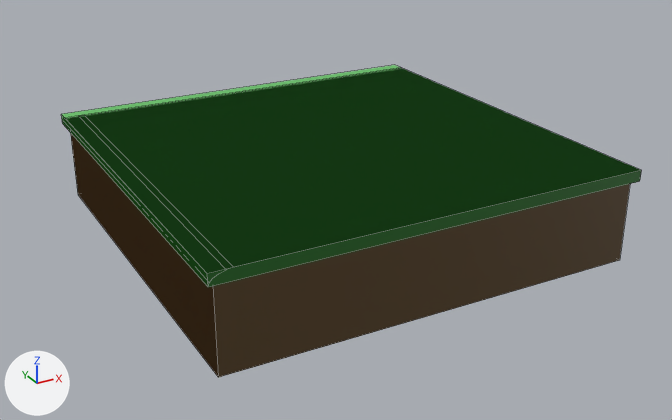
Before and after pictures for a commit that changed the Blender file assets/tiles/grass-tiles.blend.
Camera for both pictures: a 50 mm lens placed at (-20.2, -37.6, 17.5), pointed at (0.1, -0.7, -1.0). Lighting does not change. The marker at lower left points along +X, +Y and +Z. Mesh edges are drawn as thin lines.

In view in the first picture: 'grass-tile-center', 'grass-tile-corner-out', 'grass-tile-edge'.
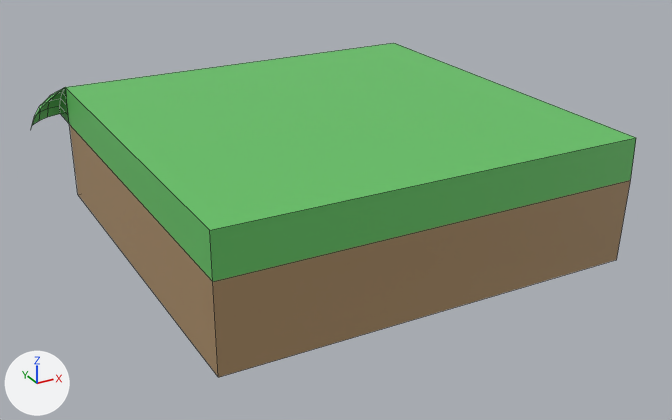
Where the newer file only moved an object's origin or applied its transform, the numbers keep the older frame.

Where the change shows, as pixel boxes (x1, y1, x2, y2) in the pictures (672 x 420 px):
'grass-tile-center', reshaped: before (61, 65, 642, 287); after (65, 43, 636, 377)
'grass-tile-edge', deleted: before (63, 68, 640, 377)
    faces in mat_soilmat_001 (brown #aa8b65): (71, 134, 630, 377)
    faces in mat_grassmat_001 (green #65c465): (63, 68, 640, 287)
'grass-tile-corner-out', deleted (green): before (86, 70, 641, 287)
'grass-edge-corner', added (green): after (31, 88, 64, 128)
'grass-edge', added: after (60, 88, 69, 123)
part 1 of me_cube, deleted (green): before (61, 65, 642, 287)
part 2 of me_cube, cut back: after (65, 43, 636, 377)

Diff of the bpy script that builds the scene:
```diff
--- a/assets/tiles/grass-tiles.blend.py
+++ b/assets/tiles/grass-tiles.blend.py
@@ me_cube @@
 # used by ob_grass_tile_center; location = (0.0, 0.0, 0.0); scale = (10.0, 10.0, 2.0)
-me_cube.from_pydata(...)  # 24 vertices, 17 faces; spans x -1.03..1.03, y -1.03..1.03, z -1.0..1.26
+me_cube.from_pydata(...)  # 12 vertices, 9 faces; spans x -1.0..1.0, y -1.0..1.0, z -1.0..2.0
+# me_cube part 1: the loose piece of 8 vertices spanning x -1.03..1.03, y -1.03..1.03, z 0.99..1.26 is deleted
+# me_cube part 2
+# 8 vertices are removed from x -1.0..1.0, y -1.0..1.0, z 1.0
+# 8 faces are deleted
+# 1 vertex moves from x 1.0, y -1.0, z -1.0 to x 0.99, y -0.99, z -1.0
+# 4 vertices are added at (-1.0, -1.0, 2.0), (-1.0, 1.0, 2.0), (1.0, 1.0, 2.0), (1.0, -1.0, 2.0)
+# 5 new faces join them, mat_grassmat (green #65c465)
 me_cube.materials.append(mat_soilmat)
@@ me_cube_020 @@
+me_cube_020.from_pydata(...)  # 21 vertices, 16 faces; spans x -1.2..-1.0, y 1.0..1.2, z 1.0..2.0
+me_cube_020.materials.append(mat_grassmat_004)  # green #65c465
@@ me_cube_013 @@
+me_cube_013.from_pydata([(-1.0, 1.0, 1.0), (1.0, 1.0, 1.0), (-1.0, 1.0, 2.0), (1.0, 1.0, 2.0), (-1.0, 1.2, 1.0), (1.0, 1.2, 1.0), (-1.0, 1.0, 1.25), (-1.0, 1.0, 1.5), (-1.0, 1.0, 1.75), (1.0, 1.0, 1.75), (1.0, 1.0, 1.5), (1.0, 1.0, 1.25), (-1.0, 1.18, 1.25), (-1.0, 1.14, 1.5), (-1.0, 1.08, 1.75), (1.0, 1.08, 1.75), (1.0, 1.14, 1.5), (1.0, 1.18, 1.25)], [], [(15, 14, 2, 3), (8, 2, 14), (11, 1, 5, 17), (3, 9, 15), (9, 10, 16, 15), (10, 11, 17, 16), (0, 6, 12, 4), (6, 7, 13, 12), (7, 8, 14, 13), (5, 4, 12, 17), (17, 12, 13, 16), (16, 13, 14, 15)])
+me_cube_013.materials.append(mat_grassmat_001)  # green #65c465
@@ ob_grass_tile_edge @@
-ob_grass_tile_edge = bpy.data.objects.new('grass-tile-edge', me_cube_001)
-ob_grass_tile_edge.location = (0.0, 0.0, 0.0)
-ob_grass_tile_edge.scale = (10.0, 10.0, 2.0)
@@ ob_grass_tile_corner_out @@
-ob_grass_tile_corner_out = bpy.data.objects.new('grass-tile-corner-out', me_cube_004)
-ob_grass_tile_corner_out.location = (0.0, 0.0, 0.0)
-ob_grass_tile_corner_out.scale = (10.0, 10.0, 2.0)
@@ ob_grass_edge_corner @@
+ob_grass_edge_corner = bpy.data.objects.new('grass-edge-corner', me_cube_020)
+ob_grass_edge_corner.location = (0.0, 0.0, 0.0)
+ob_grass_edge_corner.scale = (10.0, 10.0, 2.0)
@@ ob_grass_edge @@
+ob_grass_edge = bpy.data.objects.new('grass-edge', me_cube_013)
+ob_grass_edge.location = (0.0, 0.0, 0.0)
+ob_grass_edge.scale = (10.0, 10.0, 2.0)
```
